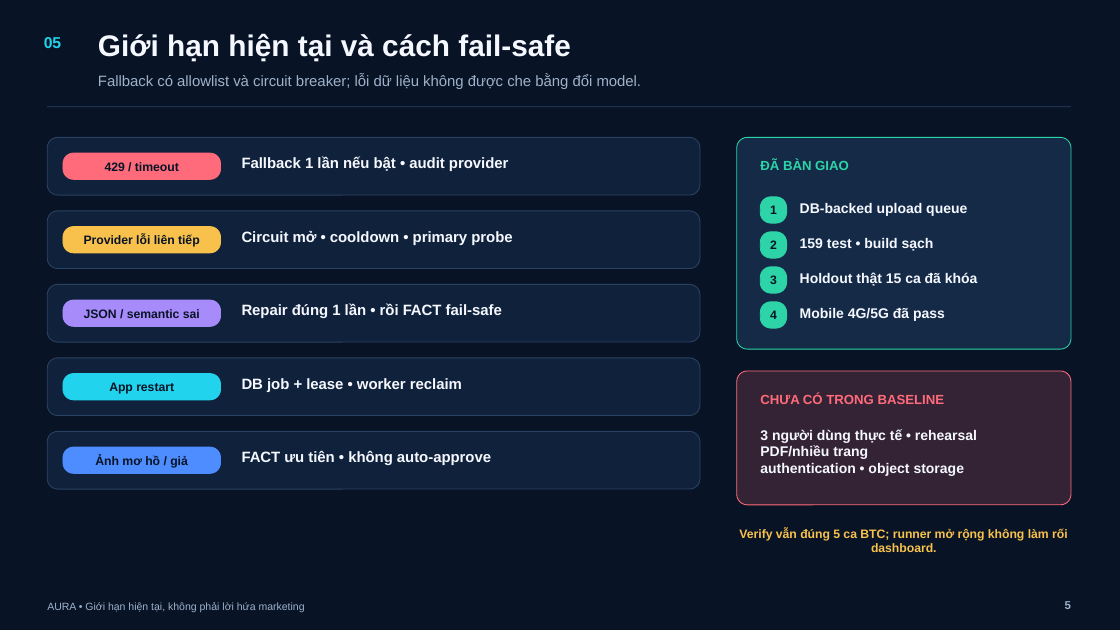
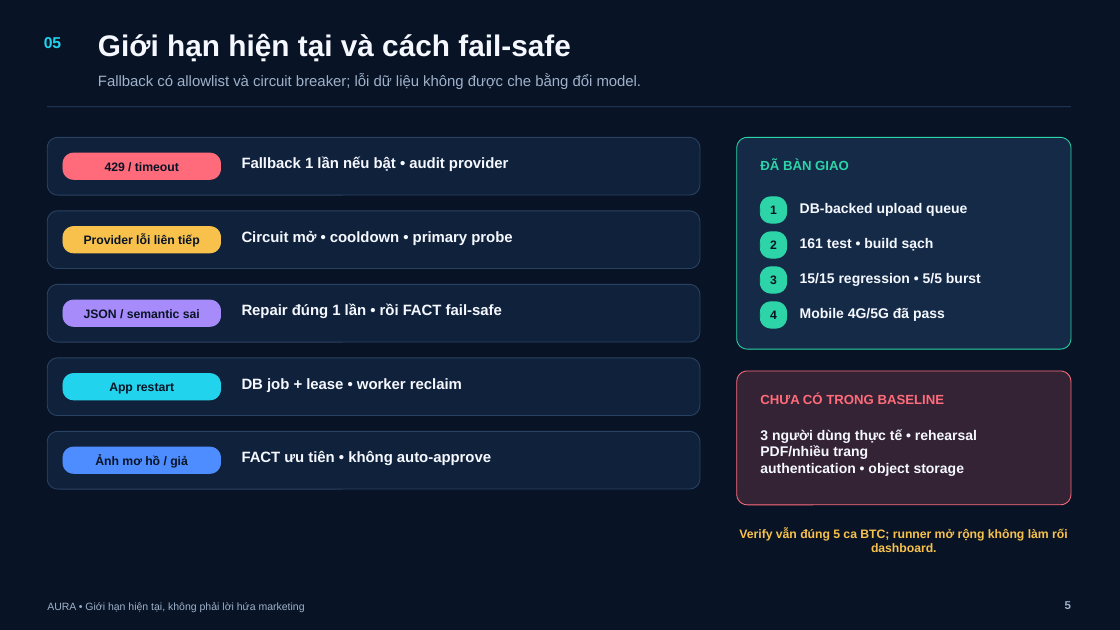
Before and after one commit to BondPhuPhamzZ/AURA, a slide deck: slide 5 of AURA/submission/AURA_5_SLIDES.pptx. Drawn at 1120x630 pixels with LibreOffice and Linux fonts; fonts in the diff are those of the drawing. Boxes give left, top, right and bottom in pixels: in the first picture for what was removed or moved away, otherwise in the second. Text is boxed around its words. In the diff, an @@ line names an element or a change of style, - is before the commit and + after.

```diff
--- a/AURA/submission/AURA_5_SLIDES.pptx
+++ b/AURA/submission/AURA_5_SLIDES.pptx
@@ text at box(800, 238, 934, 251): text changed @@
-159 test • build sạch
+161 test • build sạch
@@ text at box(800, 273, 981, 286): text changed @@
-Holdout thật 15 ca đã khóa
+15/15 regression • 5/5 burst
```
Also in this commit, not shown: 2 other slides changed, 22 other files.
